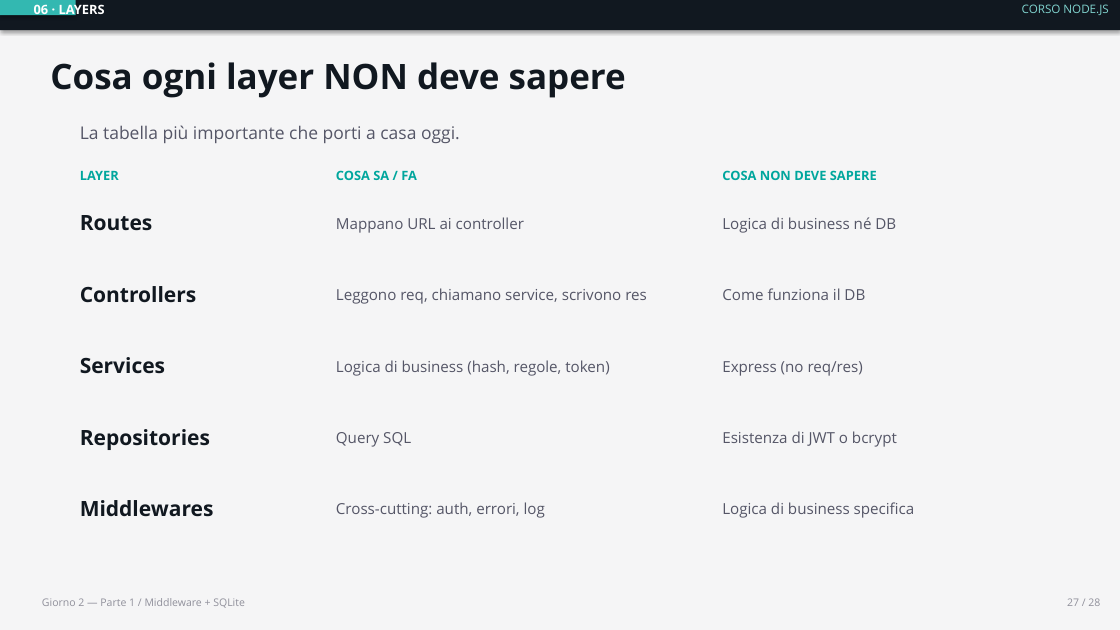
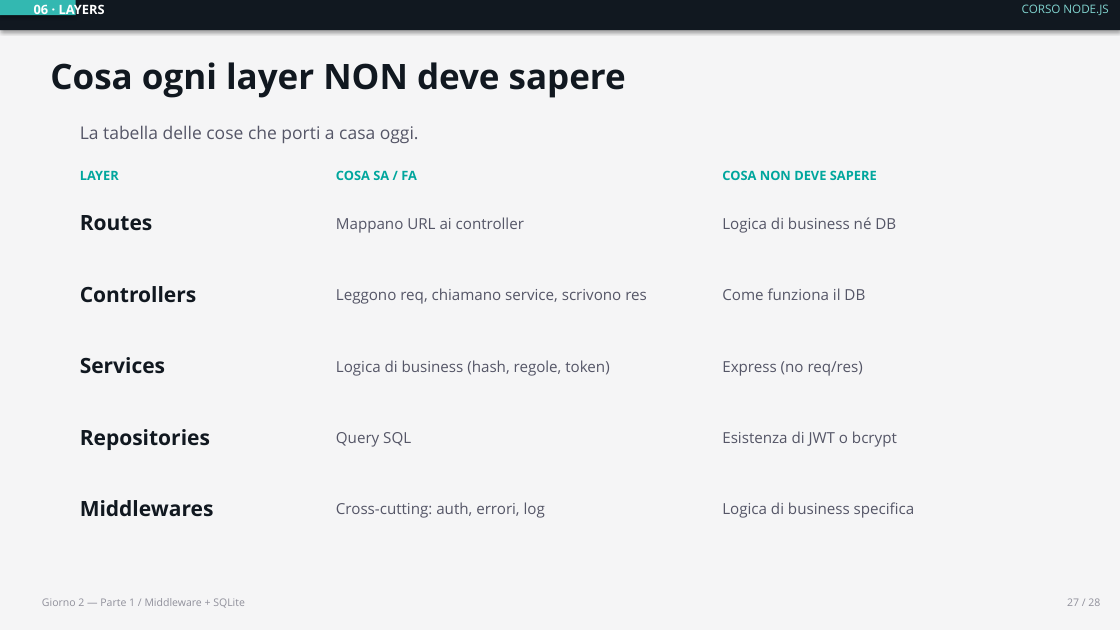
Before and after one commit to mpetrolati/2026-corso-backend-nodejs-express-its, a slide deck: slide 28 of doc/003-middleware-database.pptx. Drawn at 1120x630 pixels with LibreOffice and Linux fonts; fonts in the diff are those of the drawing. Boxes give left, top, right and bottom in pixels: in the first picture for what was removed or moved away, otherwise in the second. Text is boxed around its words. In the diff, an @@ line names an element or a change of style, - is before the commit and + after.

```diff
--- a/doc/003-middleware-database.pptx
+++ b/doc/003-middleware-database.pptx
@@ text at [80, 125, 419, 143]: text changed @@
-La tabella più importante che porti a casa oggi.
+La tabella delle cose che porti a casa oggi.
```
Also in this commit, not shown: 3 other slides changed, 2 other files.
